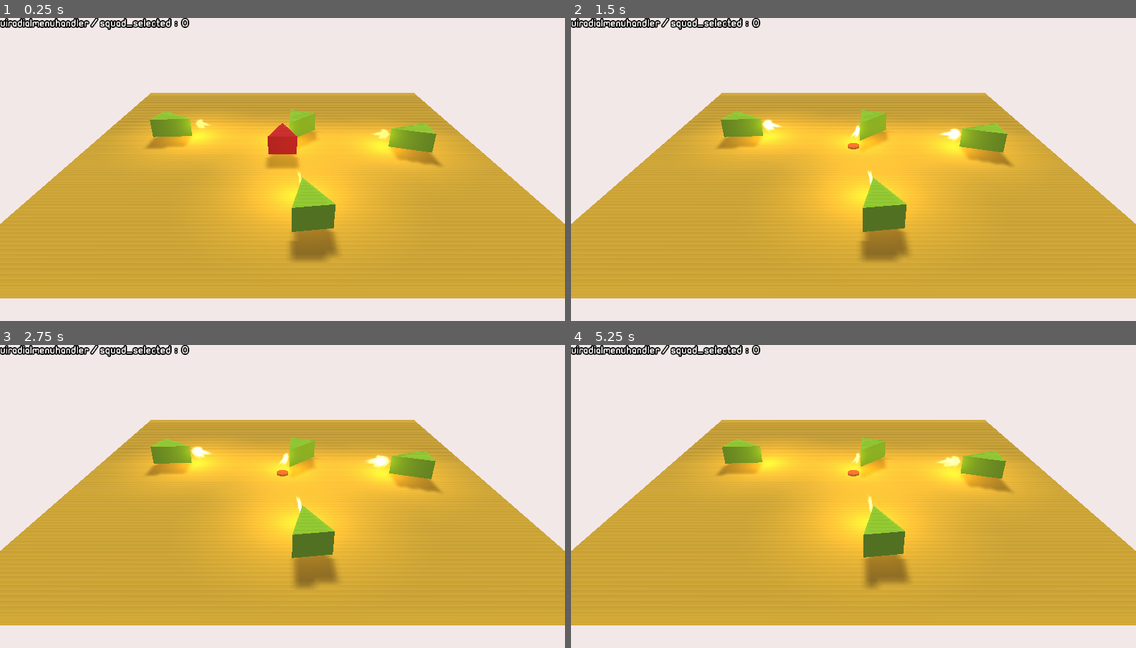
Above: before the commit, frames 1-4 (two rows, left to right).
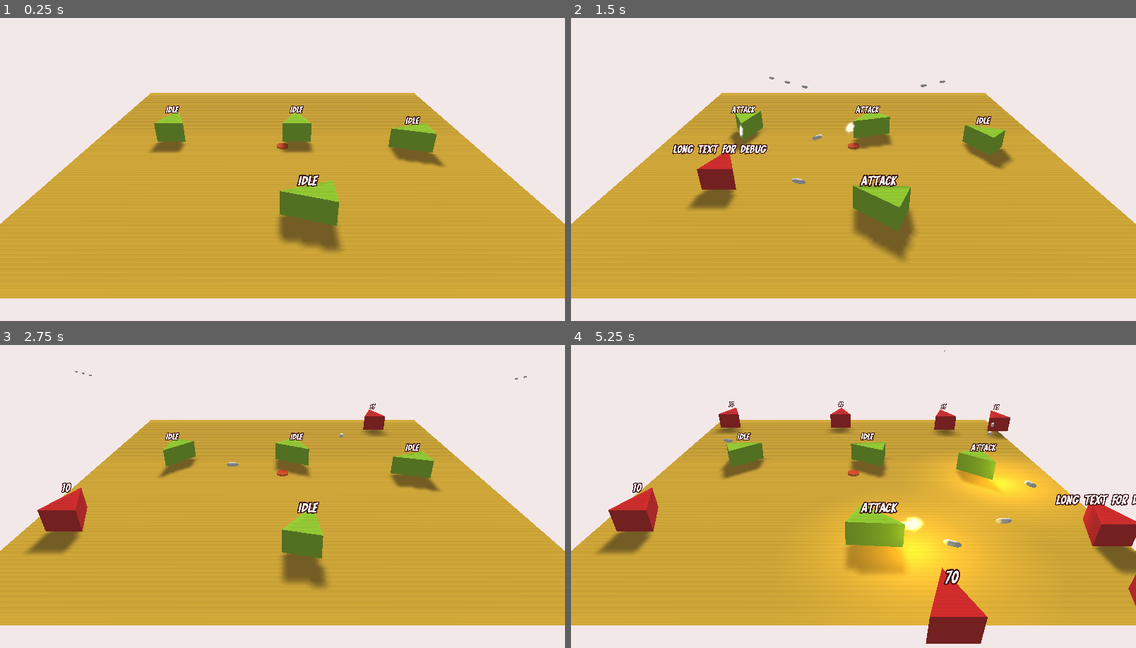
Above: after the commit, the same moments.

Repository: balmeidaa/squaddies
Game: Godot game, scene res://World.tscn
The game is run twice, just before and just after one commit, with the same random seed, the same clock (stepped at 60 frames per second) and the same inputs.
Inputs (mouse positions are in pixels of both pictures, inside the frame that each line leads up to):
- Up to frame 1 (0.25 s): no input
- Up to frame 2 (1.5 s): tap Enter (ui_accept) at 0.5, 1.35 s; move the mouse to (977, 166) at 0.52 s; hold Enter (ui_accept) 0.53-1.28 s; move the mouse to (740, 199) at 1.27 s
- Up to frame 3 (2.75 s): tap Enter (ui_accept) at 1.52, 1.82 s; move the mouse to (339, 438) at 2.02 s; hold Enter (ui_accept) from 2.03 s (still down)
- Up to frame 4 (5.25 s): move the mouse to (825, 575) at 2.77 s; release Enter (ui_accept) at 2.78 s; tap Enter (ui_accept) at 2.85, 3.02, 3.32, 4.35, 4.52, 4.82 s; move the mouse to (1023, 560) at 3.52 s; hold Enter (ui_accept) 3.53-4.28 s; move the mouse to (684, 460) at 4.27 s; move the mouse to (881, 511) at 5.02 s; hold Enter (ui_accept) from 5.03 s (still down)

The runs differ from the first frame. In frame 1, 13% of the frame differs, in the area x 0-80%, y 0-80%; in frame 2, 15%; in frame 3, 15%; in frame 4, 22%, in the area x 0-100%, y 0-99%.
Error before the commit: Attempt to call function 'queue_free' in base 'null instance' on a null instance. (res://World.gd:28)

Commit message:
Added random spawned dummy, fire behaviour and bullet scene

Diff:
--- a/AnimationHandlerTeam.gd
+++ b/AnimationHandlerTeam.gd
@@ -3,10 +3,12 @@
 
 func set_animation(animation_name):
     if animation_name == current_animation:
+        play(animation_name)
         return true
     if has_animation(animation_name):
+        stop()
         play(animation_name)
         return true
     else:
-        print ("AnimationPlayer_Manager.gd -- WARNING: animation no found")
+        #print ("AnimationPlayer_Manager.gd -- WARNING: animation no found")
         return false
--- /dev/null
+++ b/Bullet.gd
@@ -0,0 +1,24 @@
+extends Spatial
+
+var BULLET_SPEED = 20
+var BULLET_DAMAGE = 15
+
+const KILL_TIME = 4
+var timer = 0
+
+
+
+func _physics_process(delta):
+    var forward_direction = global_transform.basis.z.normalized()
+    global_translate(forward_direction * BULLET_SPEED * delta)
+
+    timer += delta
+    if timer >= KILL_TIME:
+        queue_free()
+
+
+
+func _on_Area_body_entered(body):
+    if body.has_method("bullet_hit"):
+        body.bullet_hit(BULLET_DAMAGE)
+    queue_free()
--- /dev/null
+++ b/Bullet.tscn
@@ -0,0 +1,26 @@
+[gd_scene load_steps=4 format=2]
+
+[ext_resource path="res://Bullet.gd" type="Script" id=1]
+
+[sub_resource type="CapsuleMesh" id=2]
+radial_segments = 50
+
+[sub_resource type="CapsuleShape" id=3]
+
+[node name="Bullet" type="Spatial"]
+script = ExtResource( 1 )
+
+[node name="MeshInstance" type="MeshInstance" parent="."]
+transform = Transform( 0.1, 0, 0, 0, 0.1, 0, 0, 0, 0.2, 0, 0, 0 )
+cast_shadow = 0
+mesh = SubResource( 2 )
+material/0 = null
+
+[node name="Area" type="Area" parent="."]
+transform = Transform( 0.2, 0, 0, 0, 0.2, 0, 0, 0, 0.2, 0, 0, 0 )
+collision_layer = 4
+collision_mask = 3
+
+[node name="CollisionShape" type="CollisionShape" parent="Area"]
+shape = SubResource( 3 )
+[connection signal="body_entered" from="Area" to="." method="_on_Area_body_entered"]
--- /dev/null
+++ b/DebugLabel.tscn
@@ -0,0 +1,37 @@
+[gd_scene load_steps=5 format=2]
+
+[ext_resource path="res://Viewport.gd" type="Script" id=1]
+
+[sub_resource type="ViewportTexture" id=1]
+viewport_path = NodePath("Viewport")
+
+[sub_resource type="DynamicFontData" id=2]
+font_path = "res://Comic Shark.ttf"
+
+[sub_resource type="DynamicFont" id=3]
+size = 40
+outline_size = 4
+outline_color = Color( 0.0431373, 0.00392157, 0.00392157, 1 )
+use_filter = true
+font_data = SubResource( 2 )
+
+[node name="Debug" type="Sprite3D"]
+transform = Transform( 1, 0, 0, 0, 1, 0, 0, 0, 1, 0, 1.40212, 0 )
+billboard = 1
+double_sided = false
+texture = SubResource( 1 )
+
+[node name="Viewport" type="Viewport" parent="."]
+size = Vector2( 600, 50 )
+transparent_bg = true
+render_target_v_flip = true
+script = ExtResource( 1 )
+
+[node name="Label" type="Label" parent="Viewport"]
+margin_right = 600.0
+margin_bottom = 50.0
+rect_min_size = Vector2( 200, 50 )
+custom_fonts/font = SubResource( 3 )
+custom_colors/font_color = Color( 0.972549, 0.937255, 0.937255, 1 )
+text = "Long Text for debug"
+align = 1
--- a/EnemySoldier.gd
+++ b/EnemySoldier.gd
@@ -9,4 +9,9 @@
 var distance = null
 var contact = false
 onready var fire_point = $FirePosition
-#state machine goes here
+
+func bullet_hit(bullet_damage):
+    hit_points -= bullet_damage
+    $Debug/Viewport/Label.text = str(hit_points)
+    if hit_points < 0:
+        call_deferred("queue_free")
--- a/EnemySoldier.tscn
+++ b/EnemySoldier.tscn
@@ -1,7 +1,8 @@
-[gd_scene load_steps=7 format=2]
+[gd_scene load_steps=9 format=2]
 
 [ext_resource path="res://Base_soldier.tscn" type="PackedScene" id=1]
 [ext_resource path="res://EnemySoldier.gd" type="Script" id=2]
+[ext_resource path="res://DebugLabel.tscn" type="PackedScene" id=3]
 
 [sub_resource type="SpatialMaterial" id=1]
 albedo_color = Color( 0.909804, 0.101961, 0.101961, 1 )
@@ -15,6 +16,9 @@
 
 [sub_resource type="CylinderShape" id=4]
 radius = 9.87988
+
+[sub_resource type="ViewportTexture" id=5]
+viewport_path = NodePath("Debug/Viewport")
 
 [node name="EnemySoldier" groups=[
 "enemy",
@@ -39,4 +43,8 @@
 [node name="CollisionShape" type="CollisionShape" parent="Area" index="0"]
 transform = Transform( 1, 0, 0, 0, 1, 0, 0, 0, 1, 0, 1, 0 )
 shape = SubResource( 4 )
+
+[node name="Debug" parent="." index="4" instance=ExtResource( 3 )]
+transform = Transform( 1, 0, 0, 0, 1, 0, 0, 0, 1, 0, 1.41852, 0 )
+texture = SubResource( 5 )
 [connection signal="body_entered" from="Area" to="." method="_on_Area_body_entered"]
--- /dev/null
+++ b/FirePosition.gd
@@ -0,0 +1,30 @@
+extends Position3D
+
+export(PackedScene) var Bullet
+
+onready var rof_timer = $Timer
+var can_shoot = true
+
+export var muzzle_speed = 30
+export var millis_between_shots = 100
+
+func _ready():
+    rof_timer.wait_time = millis_between_shots / 1000.0
+    rof_timer.start()
+
+
+func fire():
+    if can_shoot:
+        var new_bullet = Bullet.instance()
+        new_bullet.global_transform = global_transform
+  #      new_bullet.speed = muzzle_speed
+        var scene_root = get_tree().get_root().get_children()[0]
+        scene_root.add_child(new_bullet)
+        can_shoot = false
+        $Muzzle.muzzle_on()
+        rof_timer.start()
+
+
+func _on_Timer_timeout():
+    $Muzzle.muzzle_off()
+    can_shoot = true
--- a/RadialMenu.tscn
+++ b/RadialMenu.tscn
@@ -2,9 +2,10 @@
 
 [ext_resource path="res://RadialMenu.gd" type="Script" id=1]
 [ext_resource path="res://RadialMenuFont.tres" type="DynamicFont" id=2]
+[ext_resource path="res://UIRadialMenuFont.tres" type="DynamicFontData" id=3]
 
 [sub_resource type="DynamicFontData" id=1]
-font_path = "res://ubuntu.ttf"
+font_path = "res://Comic Shark.ttf"
 
 [sub_resource type="DynamicFont" id=2]
 size = 20
@@ -14,7 +15,7 @@
 font_data = SubResource( 1 )
 
 [sub_resource type="DynamicFontData" id=3]
-font_path = "res://ubuntu.ttf"
+font_path = "res://Comic Shark.ttf"
 
 [sub_resource type="DynamicFont" id=4]
 size = 20
@@ -22,15 +23,12 @@
 use_filter = true
 font_data = SubResource( 3 )
 
-[sub_resource type="DynamicFontData" id=5]
-font_path = "res://ubuntu.ttf"
-
 [sub_resource type="DynamicFont" id=6]
 size = 20
 outline_size = 1
 outline_color = Color( 0.0666667, 0.0509804, 0.0509804, 1 )
 use_filter = true
-font_data = SubResource( 5 )
+font_data = ExtResource( 3 )
 
 [node name="RadialMenu" type="Control"]
 script = ExtResource( 1 )
@@ -41,6 +39,7 @@
 [node name="Control" type="Node" parent="."]
 
 [node name="Regroup" type="Button" parent="Control"]
+visible = false
 margin_right = 68.0
 margin_bottom = 65.0
 custom_fonts/font = ExtResource( 2 )
@@ -62,7 +61,6 @@
 align = 1
 
 [node name="Attack" type="Button" parent="Control"]
-visible = false
 margin_right = 61.0
 margin_bottom = 65.0
 custom_fonts/font = ExtResource( 2 )
@@ -73,16 +71,18 @@
 }
 
 [node name="Label" type="Label" parent="Control/Attack"]
-margin_left = 4.0
 margin_top = 45.0
-margin_right = 48.0
-margin_bottom = 59.0
+margin_right = 61.0
+margin_bottom = 65.0
 mouse_filter = 1
 custom_fonts/font = SubResource( 4 )
 custom_colors/font_color = Color( 0.964706, 0.937255, 0.937255, 1 )
 custom_colors/font_outline_modulate = Color( 0, 0, 0, 1 )
 text = "Attack"
 align = 1
+__meta__ = {
+"_edit_use_anchors_": false
+}
 
 [node name="Go" type="Button" parent="Control"]
 visible = false
--- a/Soldier.tscn
+++ /dev/null
@@ -1,74 +0,0 @@
-[gd_scene load_steps=8 format=2]
-
-[ext_resource path="res://SoldierMesh.tres" type="PrismMesh" id=1]
-[ext_resource path="res://AnimationHandlerTeam.gd" type="Script" id=2]
-[ext_resource path="res://fire_particles.tscn" type="PackedScene" id=3]
-[ext_resource path="res://SoldierCollision.tres" type="Shape" id=4]
-
-[sub_resource type="Animation" id=1]
-resource_name = "idle"
-loop = true
-tracks/0/type = "value"
-tracks/0/path = NodePath("MeshInstance:scale")
-tracks/0/interp = 1
-tracks/0/loop_wrap = true
-tracks/0/imported = false
-tracks/0/enabled = true
-tracks/0/keys = {
-"times": PoolRealArray( 0, 0.5, 1 ),
-"transitions": PoolRealArray( 1, 1.41421, 1 ),
-"update": 0,
-"values": [ Vector3( 1, 1, 1 ), Vector3( 0.9, 0.9, 0.9 ), Vector3( 1, 1, 1 ) ]
-}
-
-[sub_resource type="Animation" id=2]
-loop = true
-tracks/0/type = "value"
-tracks/0/path = NodePath("MeshInstance:rotation_degrees")
-tracks/0/interp = 1
-tracks/0/loop_wrap = true
-tracks/0/imported = false
-tracks/0/enabled = true
-tracks/0/keys = {
-"times": PoolRealArray( 0, 0.3, 0.7, 1 ),
-"transitions": PoolRealArray( 1, 1, 1, 1 ),
-"update": 0,
-"values": [ Vector3( -90, 0, 0 ), Vector3( -90, 15, 0 ), Vector3( -90, -15, 0 ), Vector3( -90, 0, 0 ) ]
-}
-
-[sub_resource type="CylinderShape" id=3]
-radius = 1.9082
-height = 1.29966
-
-[node name="Soldier" type="KinematicBody" groups=[
-"squadteam",
-]]
-
-[node name="MeshInstance" type="MeshInstance" parent="."]
-transform = Transform( 1, 0, 0, 0, -4.37114e-08, 1, 0, -1, -4.37114e-08, 0, 0.5, 0 )
-mesh = ExtResource( 1 )
-material/0 = null
-
-[node name="CollisionShape" type="CollisionShape" parent="."]
-transform = Transform( 1, 0, 0, 0, -4.37114e-08, 1, 0, -1, -4.37114e-08, 0, 0.5, 0 )
-shape = ExtResource( 4 )
-
-[node name="AnimationPlayer" type="AnimationPlayer" parent="."]
-autoplay = "idle"
-playback_default_blend_time = 0.15
-anims/idle = SubResource( 1 )
-anims/move_to = SubResource( 2 )
-script = ExtResource( 2 )
-
-[node name="FirePosition" type="Position3D" parent="."]
-transform = Transform( 1, 0, 0, 0, 1, 0, 0, 0, 1, 0, 0.683332, -1.04544 )
-
-[node name="Muzzle" parent="FirePosition" instance=ExtResource( 3 )]
-transform = Transform( -1.62921e-07, 0, 1, 0, 1, 0, -1, 0, -1.62921e-07, 0, 0, -0.750044 )
-
-[node name="Area" type="Area" parent="."]
-
-[node name="BodyCollision" type="CollisionShape" parent="Area"]
-transform = Transform( 1, 0, 0, 0, 1, 0, 0, 0, 1, 0, 0.654372, 0 )
-shape = SubResource( 3 )
-[connection signal="body_entered" from="Area" to="." method="_on_Area_body_entered"]
--- a/TeamMate.tscn
+++ b/TeamMate.tscn
@@ -6,32 +6,14 @@
 [ext_resource path="res://SoldierCollision.tres" type="Shape" id=4]
 [ext_resource path="res://AnimationHandlerTeam.gd" type="Script" id=5]
 [ext_resource path="res://scripts/SMTeamLogic.gd" type="Script" id=6]
+[ext_resource path="res://DebugLabel.tscn" type="PackedScene" id=7]
+[ext_resource path="res://FirePosition.gd" type="Script" id=8]
+[ext_resource path="res://Bullet.tscn" type="PackedScene" id=9]
 
 [sub_resource type="CylinderShape" id=1]
 radius = 1.79634
 
 [sub_resource type="Animation" id=2]
-resource_name = "attack"
-length = 0.3
-tracks/0/type = "method"
-tracks/0/path = NodePath("FirePosition/Muzzle")
-tracks/0/interp = 1
-tracks/0/loop_wrap = true
-tracks/0/imported = false
-tracks/0/enabled = true
-tracks/0/keys = {
-"times": PoolRealArray( 0, 0.2 ),
-"transitions": PoolRealArray( 1, 1 ),
-"values": [ {
-"args": [  ],
-"method": "muzzle_on"
-}, {
-"args": [  ],
-"method": "muzzle_off"
-} ]
-}
-
-[sub_resource type="Animation" id=3]
 resource_name = "idle"
 loop = true
 tracks/0/type = "value"
@@ -47,8 +29,11 @@
 "values": [ Vector3( 1, 1, 1 ), Vector3( 0.9, 0.9, 0.9 ), Vector3( 1, 1, 1 ) ]
 }
 
-[sub_resource type="Animation" id=4]
+[sub_resource type="Animation" id=3]
 resource_name = "move_to"
+
+[sub_resource type="ViewportTexture" id=4]
+viewport_path = NodePath("Debug/Viewport")
 
 [node name="TeamMate" groups=[
 "squadteam",
@@ -68,6 +53,14 @@
 transform = Transform( -1, -3.25841e-07, 5.30863e-14, 0, -1.62921e-07, -1, 3.25841e-07, -1, 1.62921e-07, 0, 0.5, 0 )
 shape = ExtResource( 4 )
 
+[node name="FirePosition" parent="." index="3"]
+transform = Transform( -1, 0, -3.25841e-07, 0, 1, 0, 3.25841e-07, 0, -1, 0, 0.683332, -1.62288 )
+script = ExtResource( 8 )
+Bullet = ExtResource( 9 )
+
+[node name="Timer" type="Timer" parent="FirePosition" index="0"]
+autostart = true
+
 [node name="Area" type="Area" parent="." index="4"]
 
 [node name="BodyCollision" type="CollisionShape" parent="Area" index="0"]
@@ -81,10 +74,12 @@
 autoplay = "idle"
 anims/attack = SubResource( 2 )
 anims/idle = SubResource( 3 )
-anims/move_to = SubResource( 4 )
 script = ExtResource( 5 )
+
+[node name="Debug" parent="." index="7" instance=ExtResource( 7 )]
+texture = SubResource( 4 )
+[connection signal="timeout" from="FirePosition/Timer" to="FirePosition" method="_on_Timer_timeout"]
 [connection signal="body_entered" from="Area" to="." method="_on_Area_body_entered"]
 [connection signal="body_exited" from="Area" to="." method="_on_Area_body_exited"]
-[connection signal="body_exited" from="Area" to="." method="_on_AreaBody_body_exited"]
 [connection signal="body_entered" from="EnemyDetector" to="." method="_on_EnemyDetector_body_entered"]
 [connection signal="body_exited" from="EnemyDetector" to="." method="_on_EnemyDetector_body_exited"]
--- a/TeamSoldier.gd
+++ b/TeamSoldier.gd
@@ -11,7 +11,7 @@
 var enemy_target = []
 onready var anim_player = $AnimationPlayer
 onready var logic_control = $LogicControl
-var dict = {}
+onready var debug_label = $Debug.get_node("Viewport/Label")
 
 func _ready():
     pass
@@ -33,7 +33,7 @@
 
 func _attack():
     look_at(enemy_target, Vector3.UP)
-
+    $FirePosition.fire()
 
 func _should_move():
     if target != null:
@@ -67,4 +67,6 @@
     var key_index = logic_control.state
     var animation = keys_array[key_index]
     #print(animation)
+    if debug_label != null:
+        debug_label.text = animation
     anim_player.set_animation(animation)
--- /dev/null
+++ b/UIRadialMenuFont.tres
@@ -0,0 +1,4 @@
+[gd_resource type="DynamicFontData" format=2]
+
+[resource]
+font_path = "res://Comic Shark.ttf"
--- /dev/null
+++ b/Viewport.gd
@@ -0,0 +1,4 @@
+extends Viewport
+
+func _ready():
+    size = $Label.rect_size
--- a/World.gd
+++ b/World.gd
@@ -2,12 +2,15 @@
 
 var resolution
 var position3D
-
+export(PackedScene) var dummy
 const squad_factory = preload("res://squad.tscn")
 var squad_1
 var squad_2
 
+var rng = RandomNumberGenerator.new()
+
 func _ready():
+    rng.randomize()
     squad_1 = squad_factory.instance()
     squad_2 = squad_factory.instance()
 
@@ -17,7 +20,7 @@
     resolution = Vector2(get_viewport().size.x, get_viewport().size.y)
     $RadialMenu.set_up(resolution)
     $RadialMenu.rect_global_position = resolution/2
-    $Debugger.add_property(UiRadialMenuHandler, "squad_selected", "")
+    #$Debugger.add_property(UiRadialMenuHandler, "squad_selected", "")
 
 
 
@@ -25,7 +28,9 @@
     var mouse_position = get_mouse_position()
     #Debug purposes
     if event.is_action_pressed("ui_accept"):
-       $EnemySoldier.queue_free()
+        var new_dummy = dummy.instance()
+        new_dummy.global_transform.origin = Vector3(rng.randf_range(-10.0, 10.0),0,rng.randf_range(-10.0, 10.0))
+        add_child(new_dummy)
     if event.is_action_pressed("ui_select_squad_1"):
         UiRadialMenuHandler.set_squad(1)
     if event.is_action_pressed("ui_select_squad_2"):
--- a/World.tscn
+++ b/World.tscn
@@ -26,6 +26,7 @@
 
 [node name="World" type="Spatial"]
 script = ExtResource( 1 )
+dummy = ExtResource( 2 )
 
 [node name="Camera" type="Camera" parent="."]
 transform = Transform( 1, 0, 0, 0, 0.866025, 0.5, 0, -0.5, 0.866025, 0, 7.52458, 16.7781 )
@@ -53,5 +54,3 @@
 transform = Transform( 10, 0, 0, 0, 10, 0, 0, 0, 10, 0, 0, 0 )
 mesh = SubResource( 5 )
 material/0 = null
-
-[node name="EnemySoldier" parent="." instance=ExtResource( 2 )]
--- a/project.godot
+++ b/project.godot
@@ -27,6 +27,10 @@
 [autoload]
 
 UiRadialMenuHandler="*res://UiRadialMenuHandler.gd"
+
+[global]
+
+color=false
 
 [input]
 
Binary file added: Comic Shark.ttf
Not shown: 1 places in TeamMate.tscn that only renumber resources
